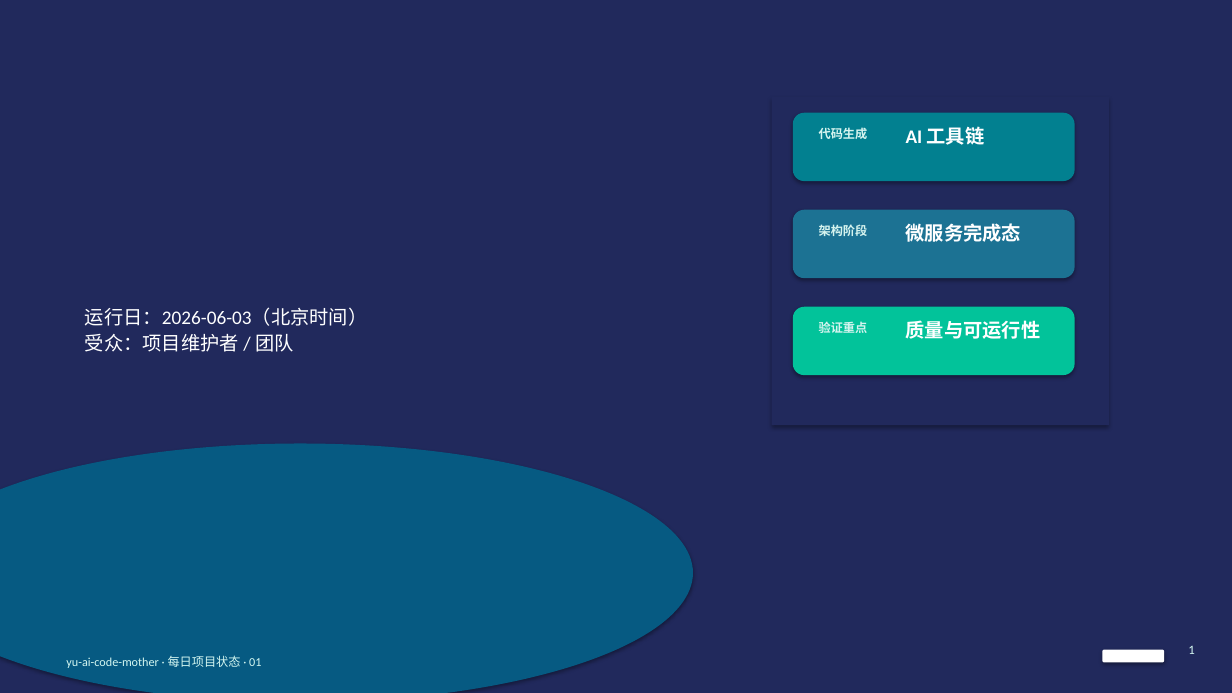
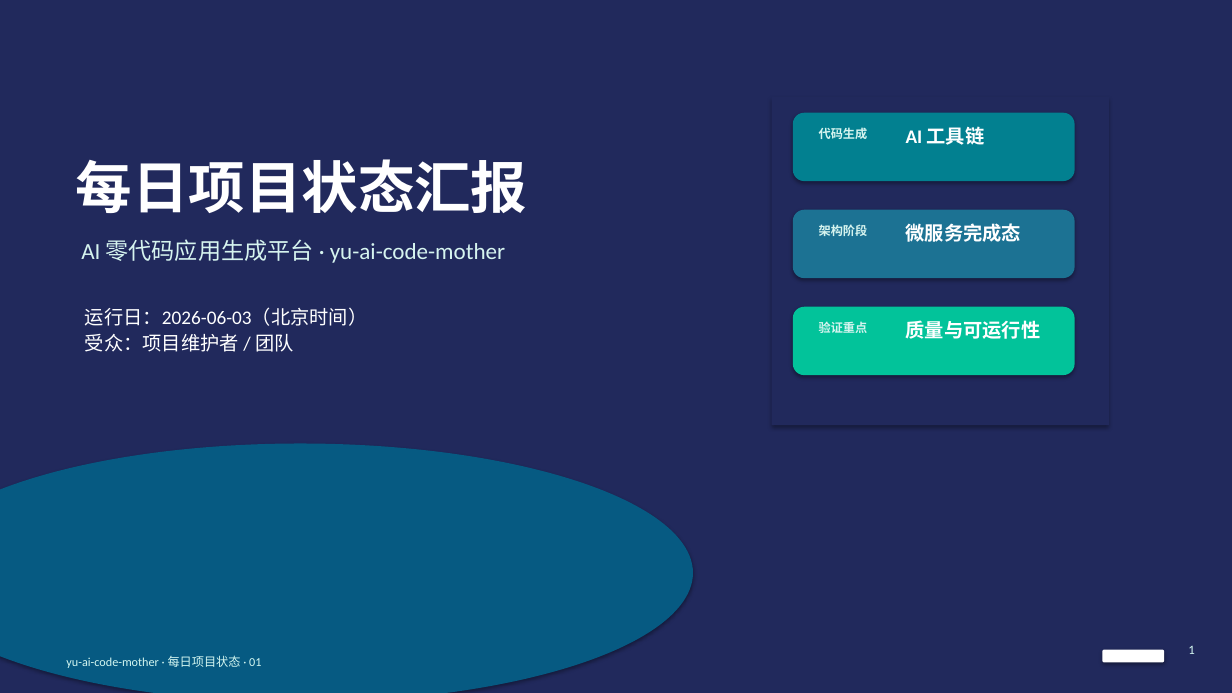
Before and after one commit to liyupi/yu-ai-code-mother, a slide deck: slide 1 of docs/reports/project-status-2026-06-03.pptx. Drawn at 1232x693 pixels with LibreOffice and Linux fonts; fonts in the diff are those of the drawing. Boxes give left, top, right and bottom in pixels: in the first picture for what was removed or moved away, otherwise in the second. Text is boxed around its words. In the diff, an @@ line names an element or a change of style, - is before the commit and + after.

```diff
--- a/docs/reports/project-status-2026-06-03.pptx
+++ b/docs/reports/project-status-2026-06-03.pptx
@@ text added at bbox=[76, 159, 528, 213], 44 pt, text #FFFFFF, bold @@
+每日项目状态汇报
@@ text added at bbox=[81, 239, 505, 263], 18 pt, text #D6F4EF @@
+AI 零代码应用生成平台 · yu-ai-code-mother
```
